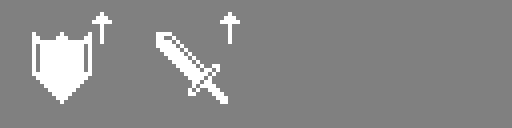
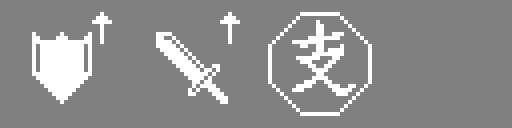
Comparing the layer stacks of the two (512, 128) images. Changes:
painted on "图层 1" over 268, 12, 372, 116
